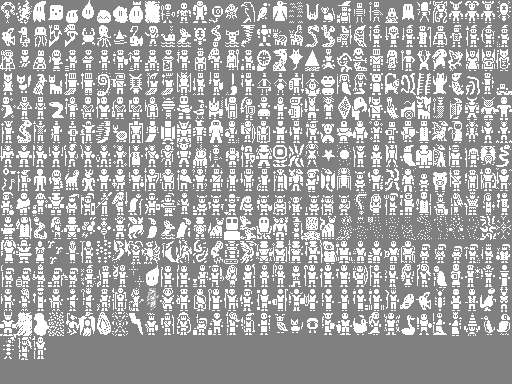
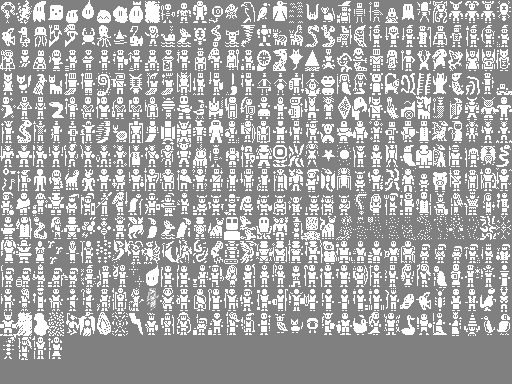
Comparing the layer stacks of the two 512 x 384 images. Changes:
painted on "creature_sprites.png" over [48, 337, 62, 359]
